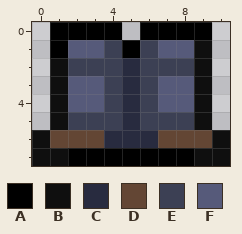
Pixel-art sprite, stored at Resources/Textures/Items/Equipables/Vanity/SoapSellersJeans.png. Above, as it was before the edit.
The file is 22x16 pixels, drawn in blocks of 2x2; one block is one cell here.
Palette (. is transparent): A #000000  B #0f0f0f  C #282b3f  D #634634  E #3c4054  F #565a7a
After:
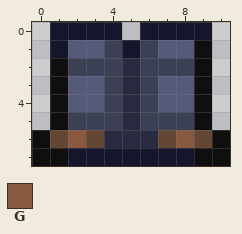
Colours new in this view: G #895a3f
The exact change:
colour A: #000000 -> #15162c
y 6: x 2 D -> G; x 8 D -> G
Where, in picture pixels (left, top, right, bottom), the same in both pictures:
changed: (50, 22, 212, 58)
changed: (68, 130, 194, 166)
